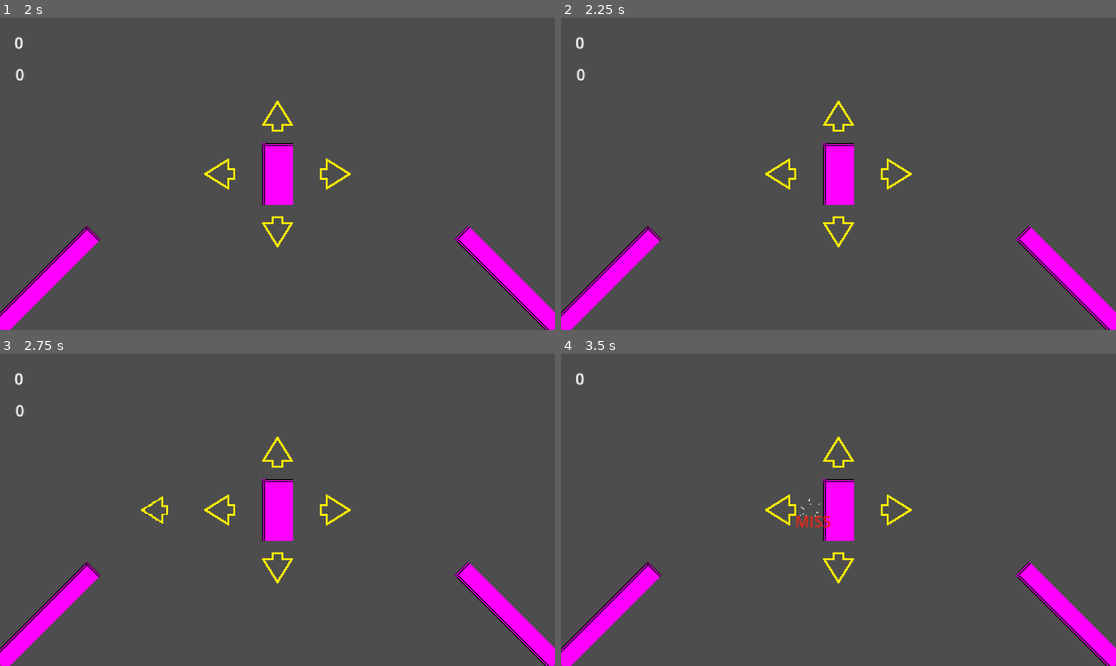
Above: before the commit, frames 1-4 (two rows, left to right).
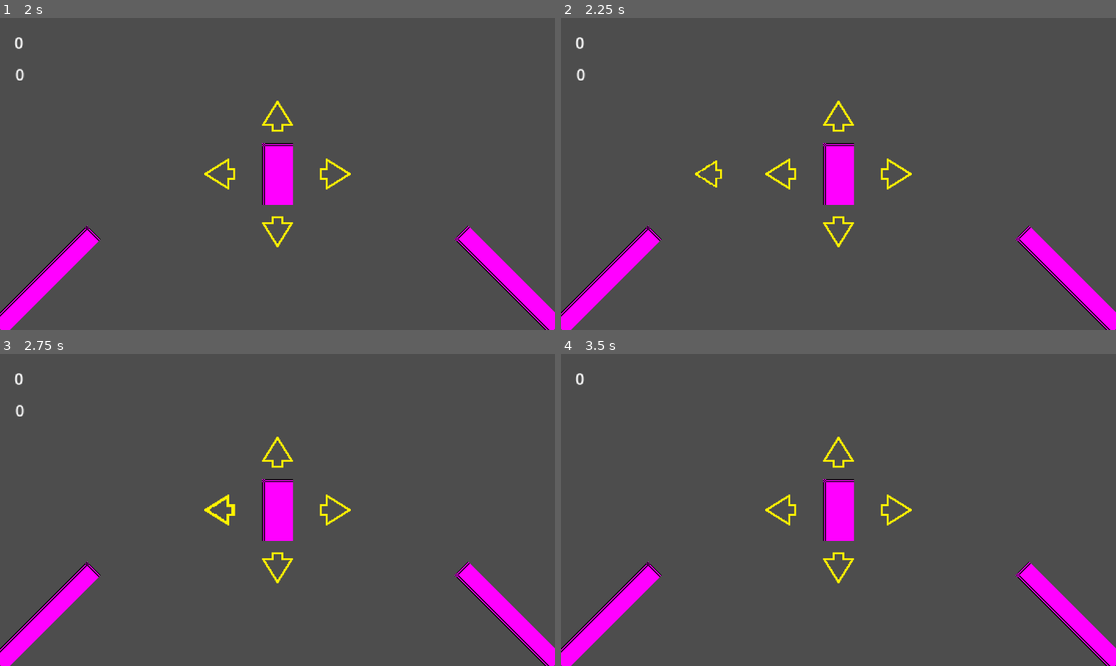
Above: after the commit, the same moments.

Repository: AlphaZero999/GAE-GameJam
Game: Godot game, scene res://scenes/main.tscn
The game is run twice, just before and just after one commit, with the same random seed, the same clock (stepped at 60 frames per second) and the same inputs. Sound files missing from this copy of the repository are replaced by a short silence.
Inputs:
- Up to frame 1 (2 s): click "Play" at 0.5 s; tap Enter at 1.25 s
- Up to frame 2 (2.25 s): tap Space at 2 s
- Up to frame 3 (2.75 s): no input
- Up to frame 4 (3.5 s): no input

Frame 1 is identical in both runs. In frame 2, 0.1% of the frame differs, in the area x 24-30%, y 45-55%; in frame 3, 0.2%, in the area x 25-43%, y 45-55%; in frame 4, 0.2%.

Commit message:
song test

Diff:
--- a/gae-gamejam/scenes/arrow/arrow.gd
+++ b/gae-gamejam/scenes/arrow/arrow.gd
@@ -26,6 +26,7 @@
 					current_note.destroy(1)
 				_reset()
 			else:
+				#pass
 				get_parent().get_parent().increment_score(0) #To reset combo
 				#current_note.destroy(0)
 		if event.is_action_pressed(input):
--- a/gae-gamejam/scenes/arrow/arrow.tscn
+++ b/gae-gamejam/scenes/arrow/arrow.tscn
@@ -57,6 +57,7 @@
 
 [node name="PushTimer" type="Timer" parent="."]
 wait_time = 0.1
+one_shot = true
 
 [connection signal="area_entered" from="PerfectArea" to="." method="_on_perfect_area_area_entered"]
 [connection signal="area_exited" from="PerfectArea" to="." method="_on_perfect_area_area_exited"]
--- /dev/null
+++ b/gae-gamejam/scenes/end/end.tscn
@@ -0,0 +1,3 @@
+[gd_scene format=3 uid="uid://b14tgbrbus4vg"]
+
+[node name="End" type="Node"]
--- a/gae-gamejam/scenes/game/game.gd
+++ b/gae-gamejam/scenes/game/game.gd
@@ -121,18 +121,18 @@
 		ConductorVariables.good = good
 		ConductorVariables.okay = okay
 		ConductorVariables.missed = missed
-		if get_tree().change_scene("res://Scenes/End.tscn") != OK:
+		if get_tree().change_scene("res://scenes/end/end.tscn") != OK:
 			print ("Error changing scene to End")
 
 
 func _spawn_notes(to_spawn):
 	if to_spawn > 0:
-		direction = rng.randi_range(0, 4)
+		direction = rng.randi_range(0, 3)
 		instance = note.instantiate()
 		init_note(direction)
 	if to_spawn > 1:
 		while rand == direction:
-			rand = rng.randi_range(0, 4)
+			rand = rng.randi_range(0, 3)
 		direction = rand
 		instance = note.instantiate()
 		init_note(direction)
--- a/gae-gamejam/scenes/game/game.tscn
+++ b/gae-gamejam/scenes/game/game.tscn
@@ -4,7 +4,7 @@
 [ext_resource type="PackedScene" uid="uid://ds80oqt87s0qt" path="res://scenes/player/player.tscn" id="1_sul5r"]
 [ext_resource type="PackedScene" uid="uid://cfvyhiunbdwtw" path="res://scenes/arrow/arrow.tscn" id="3_kelw5"]
 [ext_resource type="PackedScene" uid="uid://ciunrdwh6ohpj" path="res://scenes/conductor/conductor.tscn" id="4_kelw5"]
-[ext_resource type="AudioStream" uid="uid://bt5q71jxwuvmr" path="res://assets/noodles.mp3" id="5_lfrn8"]
+[ext_resource type="AudioStream" uid="uid://bh0nuvm515sbv" path="res://assets/song.ogg" id="5_lfrn8"]
 
 [sub_resource type="PlaceholderTexture2D" id="PlaceholderTexture2D_0sr1o"]
 size = Vector2(20, 140)
@@ -72,7 +72,7 @@
 [node name="Conductor" parent="." instance=ExtResource("4_kelw5")]
 stream = ExtResource("5_lfrn8")
 volume_db = -14.991
-bpm = 87
+bpm = 115
 
 [node name="Label" type="Label" parent="."]
 offset_left = -273.0
--- a/gae-gamejam/scenes/note/note.gd
+++ b/gae-gamejam/scenes/note/note.gd
@@ -37,7 +37,7 @@
 		printerr("Invalid note initialization: " + str(_direction))
 		return
 	#dist_to_target = _spawn_point
-	speed = dist_to_target / 1.0
+	speed = dist_to_target
 
 
 func destroy(score):
--- a/gae-gamejam/scenes/note/note.tscn
+++ b/gae-gamejam/scenes/note/note.tscn
@@ -27,7 +27,7 @@
 }]
 
 [sub_resource type="RectangleShape2D" id="RectangleShape2D_505v3"]
-size = Vector2(10, 10)
+size = Vector2(1, 10)
 
 [node name="Note" type="Area2D" groups=["note"]]
 script = ExtResource("1_wbc10")
@@ -53,7 +53,7 @@
 linear_accel_min = -100.0
 
 [node name="Timer" type="Timer" parent="."]
-wait_time = 0.5
+wait_time = 0.1
 
 [node name="Node2D" type="Node2D" parent="."]
 
Not shown, added: gae-gamejam/assets/song.ogg.import
Not shown, added: gae-gamejam/assets/song.ogg
